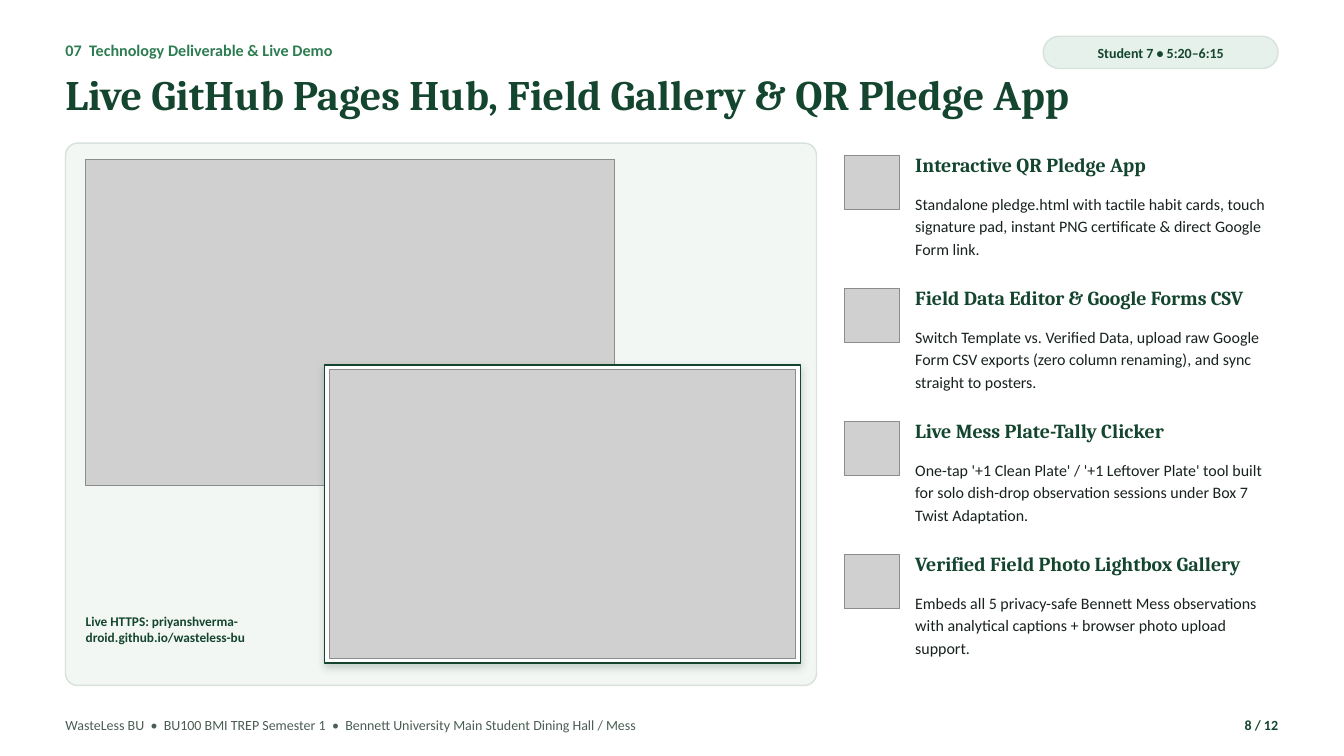
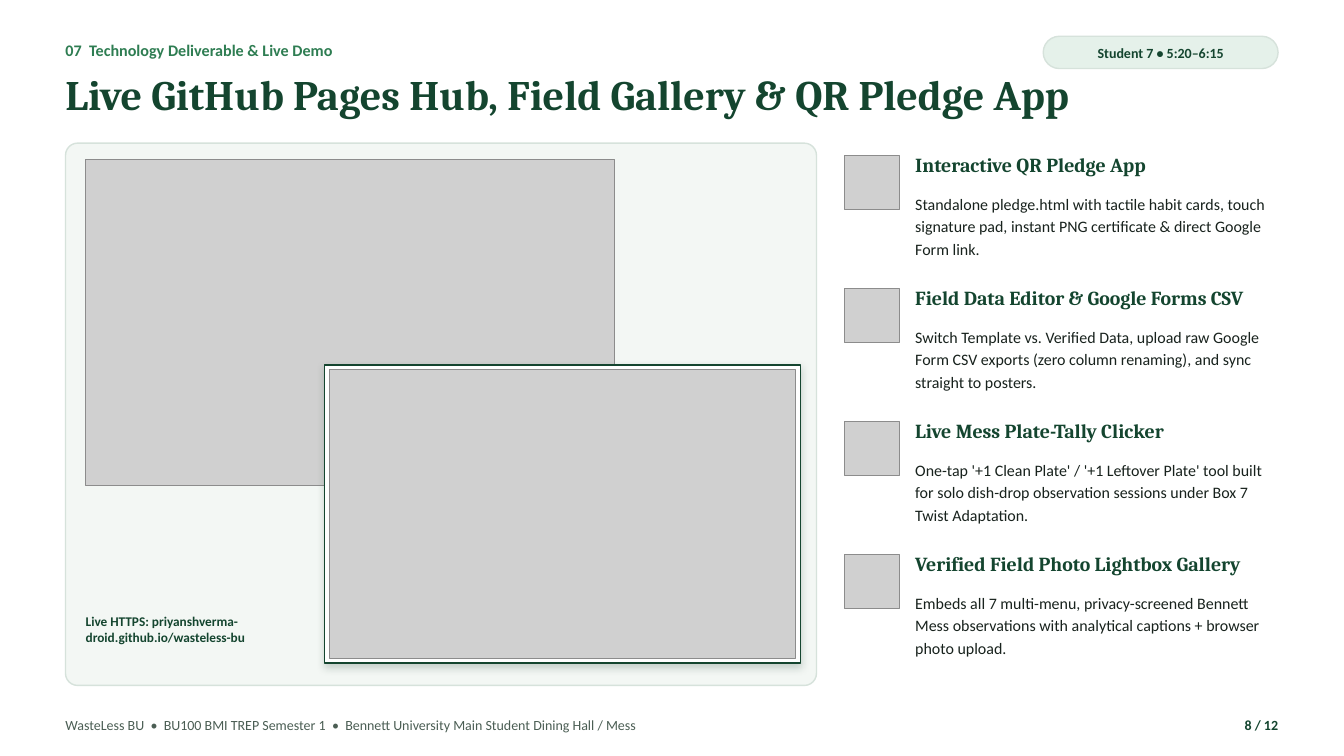
Before and after one commit to PRIYANSHVERMA-droid/wasteless-bu, a slide deck: slide 8 of WasteLess_BU_Pitch_Deck.pptx. Drawn at 1344x756 pixels with LibreOffice and Linux fonts; fonts in the diff are those of the drawing; grey boxes stand for pictures. Boxes give left, top, right and bottom in pixels: in the first picture for what was removed or moved away, otherwise in the second. Text is boxed around its words. In the diff, an @@ line names an element or a change of style, - is before the commit and + after.

Commit message:
Add wide Bennett dining hall overview (privacy-blurred) and Rajma-Chawal Day 2 tray photos across website, DOCX, and PPTX

```diff
--- a/WasteLess_BU_Pitch_Deck.pptx
+++ b/WasteLess_BU_Pitch_Deck.pptx
@@ text at box(915, 598, 1259, 657): text changed @@
-Embeds all 5 privacy-safe Bennett Mess observations with analytical captions + browser photo upload support.
+Embeds all 7 multi-menu, privacy-screened Bennett Mess observations with analytical captions + browser photo upload.
```
Also in this commit, not shown: 6 other slides changed, 6 other files.
